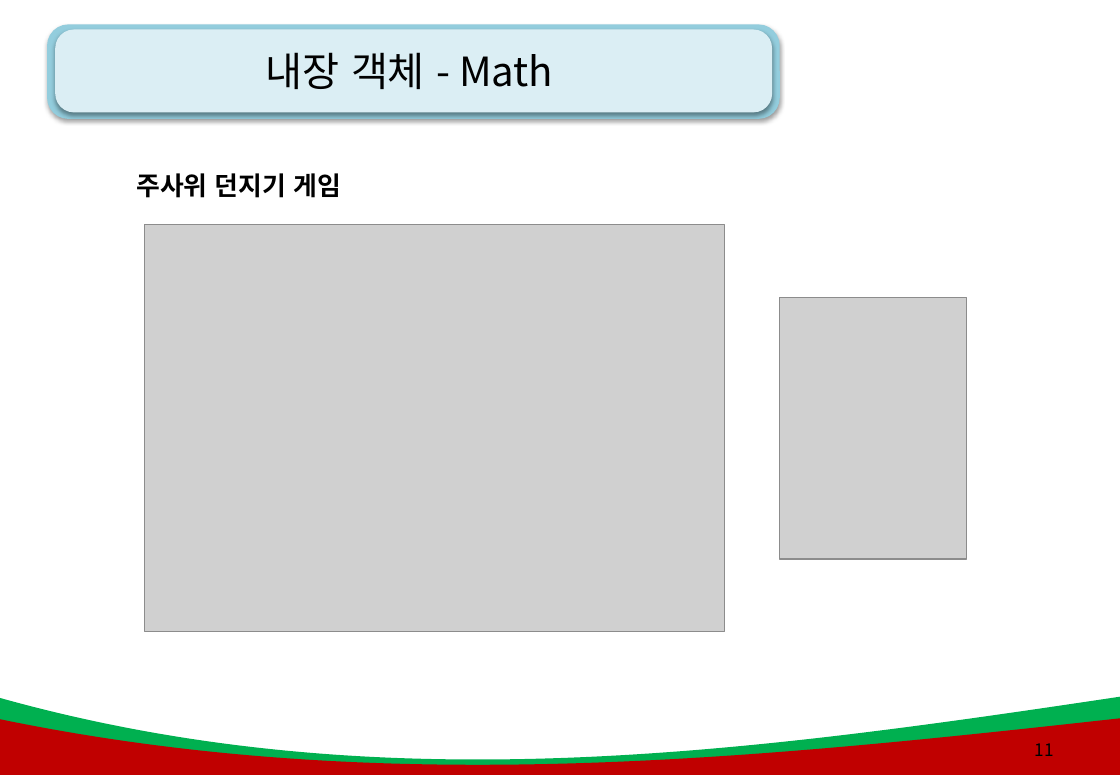
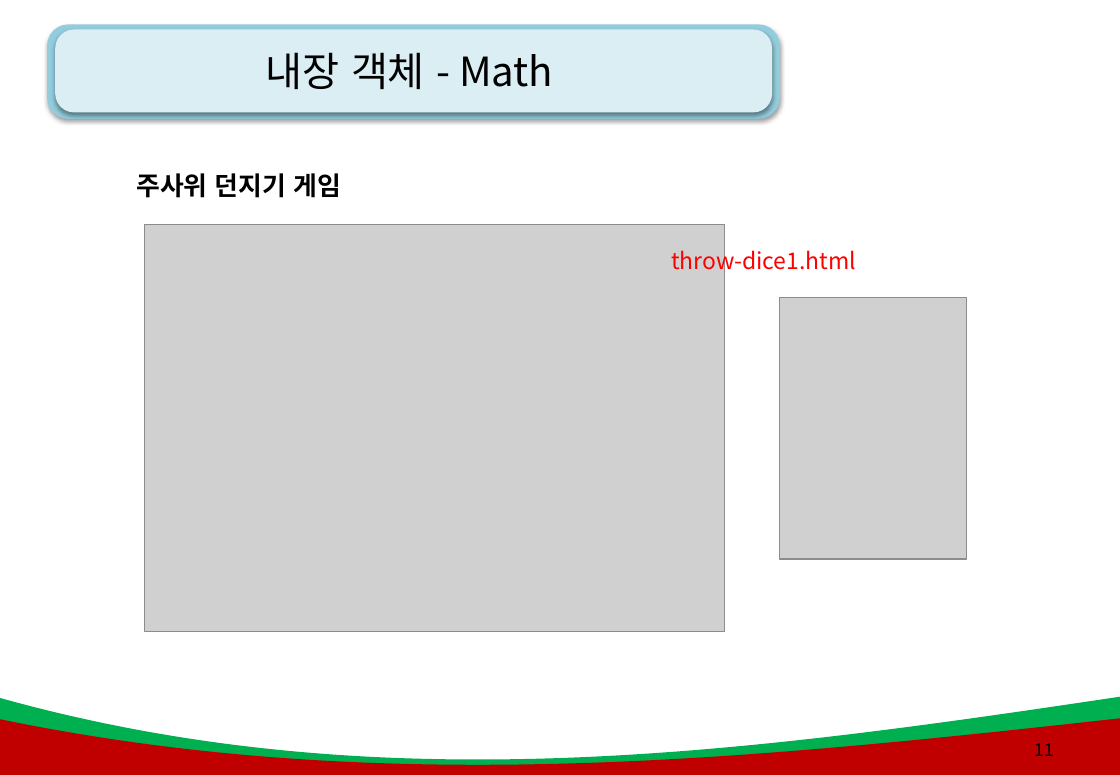
Before and after one commit to kiyongee2/green_project_web, a slide deck: slide 11 of js_ppt/6강. js_객체(오브젝트).pptx. Drawn at 1120x775 pixels with LibreOffice and Linux fonts; fonts in the diff are those of the drawing; grey boxes stand for pictures; background and template pictures are left out. Boxes give left, top, right and bottom in pixels: in the first picture for what was removed or moved away, otherwise in the second. Text is boxed around its words. In the diff, an @@ line names an element or a change of style, - is before the commit and + after.

```diff
--- a/js_ppt/6강. js_객체(오브젝트).pptx
+++ b/js_ppt/6강. js_객체(오브젝트).pptx
@@ text added at (671,245,856,274), 16 pt, text #FF0000 @@
+throw-dice1.html
```
Also in this commit, not shown: 9 other slides changed, 1 slide added, 37 other files.
